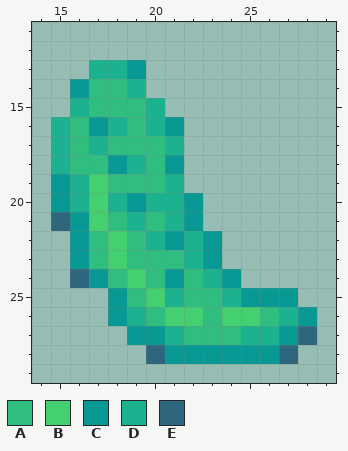
Pixel-art sprite: Resources/Textures/_CP14/Mobs/Monster/lumish.rsi/dead_cap.png. Above, as it was before the edit.
The file is 32x32 pixels. Shown: x 14..29, y 11..29.
Palette (. is transparent): A #2fbe80  B #44cf71  C #089994  D #1cb28f  E #2d667d
Pixels before, first column x 15:
13 ..DDC.........
14 .CAAD.........
15 .DAAAD........
16 DACDADC.......
17 DADAAAD.......
18 DAACDAC.......
19 CDBAAAD.......
20 CDBDCDDC......
21 ECBADADC......
22 .CABADCDC.....
23 .CABAAADC.....
24 .ECABACADC....
25 ...CABDAADCCC.
26 ...CDABBABBADC
27 ....CCDAAADDCE
28 .....ECCCCCCE.
After:
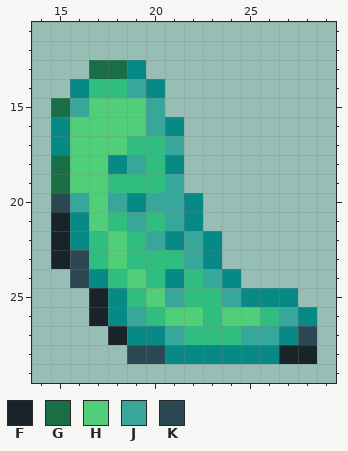
Colours new in this view: F #182429  G #196e46  H #51cf78  J #38a79b  K #2a4752
What changed:
Colour C changes from #089994 to #078a85.
The edit adds colour C in row 14 at x 20.
Colour D gives way to colour C in rows 16 to 17 at x 15.
The edit adds colour F in rows 22 to 23 at x 15; in rows 25 to 26 at x 17; in row 27 at x 18; in row 28 at x 28.
Colour E gives way to colour F in row 21 at x 15; in row 28 at x 27.
The edit adds colour G in row 15 at x 15.
Colour C gives way to colour G in row 19 at x 15.
Colour D gives way to colour G in row 13 at x 17 to 18; in row 18 at x 15.
Colour A gives way to colour H in row 15 at x 17 to 19; in row 16 at x 16 and 19; in row 17 at x 16 and 18; in row 18 at x 16 to 17.
Colour B gives way to colour H in rows 19 to 21 at x 17; in rows 22 to 23 at x 18; in row 24 at x 19; in row 25 at x 20; in row 26 at x 21 to 22 and 24 to 25.
Colour C gives way to colour H in row 16 at x 17.
Colour D gives way to colour H in row 16 at x 18; in row 17 at x 17; in row 19 at x 16.
Colour D gives way to colour J in row 14 at x 19; in row 15 at x 16 and 20; in row 16 at x 20; in row 17 at x 21; in row 18 at x 19; in row 19 at x 21.
Colour D gives way to colour J in row 20 at x 16, 18 and 20 to 21; in row 21 at x 19 and 21; in row 22 at x 20 and 22; in row 23 at x 22; in row 24 at x 23; in row 25 at x 21 and 24.
Colour D gives way to colour J in row 26 at x 19 and 27; in row 27 at x 21 and 25 to 26.
The edit adds colour K in row 28 at x 19.
Colour C gives way to colour K in row 20 at x 15; in row 23 at x 16.
Colour E gives way to colour K in row 24 at x 16; in row 27 at x 28; in row 28 at x 20.
Changed places in both pictures, as pixel boxes (x1, y1, x2, y2):
changed: (51, 60, 317, 364)
